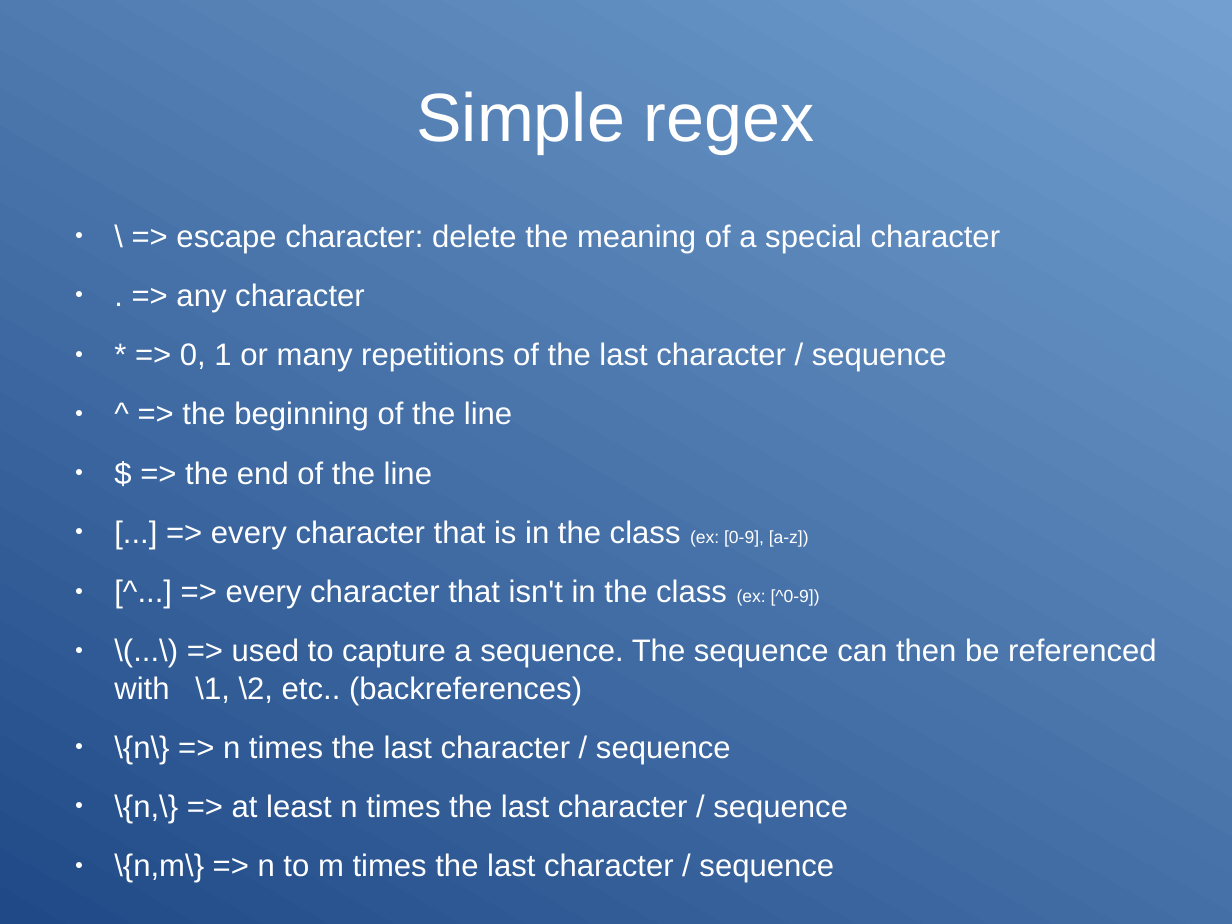
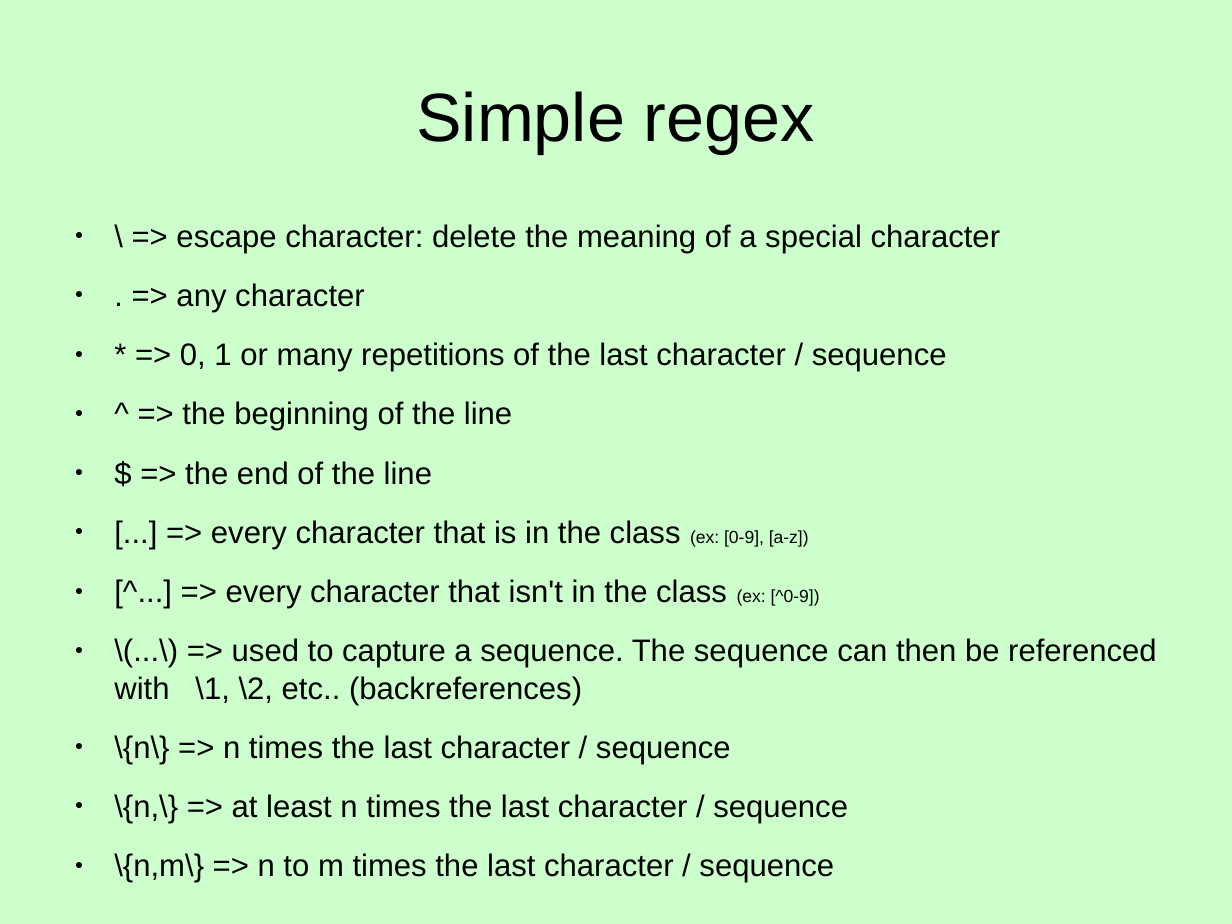
Before and after one commit to Clibre/An-introduction-to-bash, a slide deck: slide 37 of presentation/presentation.odp. Drawn at 1232x924 pixels with LibreOffice and Linux fonts; fonts in the diff are those of the drawing. Boxes give left, top, right and bottom in pixels: in the first picture for what was removed or moved away, otherwise in the second. Text is boxed around its words. In the diff, an @@ line names an element or a change of style, - is before the commit and + after.

```diff
--- a/presentation/presentation.odp
+++ b/presentation/presentation.odp
@@ background gradient #204A87 to #729FCF to #CCFFCC @@
@@ title "Simple regex" at bbox=[416, 91, 815, 153]: text colour #FFFFFF to #000000 @@
@@ text "\ => escape character: delete ..." at bbox=[114, 224, 1156, 883]: text colour #FFFFFF to #000000; bullet colour #FFFFFF to #000000 @@
```
Also in this commit, not shown: 115 other slides changed, 1 other file.
